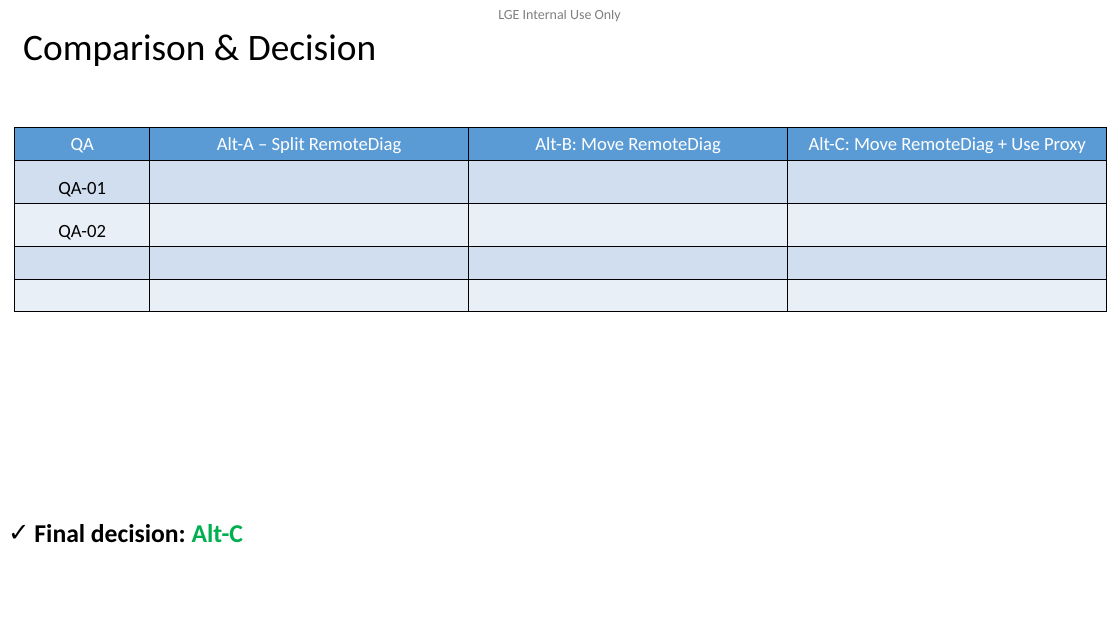
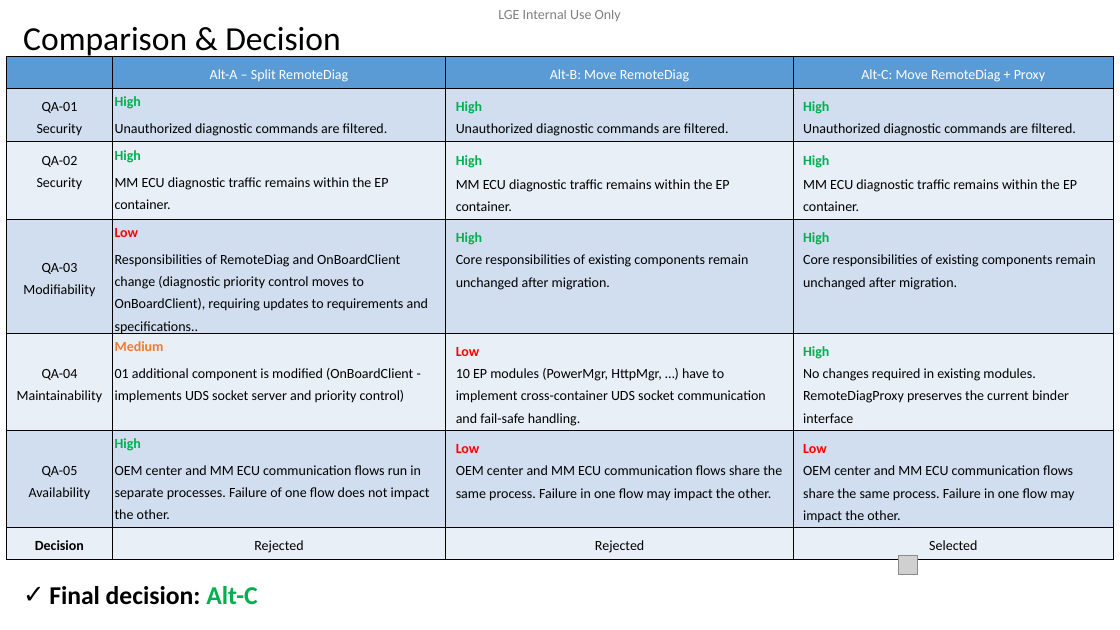
Before and after one commit to btqt/fe, a slide deck: slide 11 of design/FE_phi.vu_Design of Secure Remote Diag on Container Separation Architecture_3rd.pptx. Drawn at 1120x630 pixels with LibreOffice and Linux fonts; fonts in the diff are those of the drawing; grey boxes stand for pictures; background and template pictures are left out. Boxes give left, top, right and bottom in pixels: in the first picture for what was removed or moved away, otherwise in the second. Text is boxed around its words. In the diff, an @@ line names an element or a change of style, - is before the commit and + after.

```diff
--- a/design/FE_phi.vu_Design of Secure Remote Diag on Container Separation Architecture_3rd.pptx
+++ b/design/FE_phi.vu_Design of Secure Remote Diag on Container Separation Architecture_3rd.pptx
@@ title "Comparison & Decision" at (23, 27, 340, 59): size 32 to 28.8 pt @@
@@ table at (7, 56, 1114, 559) @@
-row 1: QA | Alt-A – Split RemoteDiag | Alt-B: Move RemoteDiag | Alt-C: Move RemoteDiag + Use Proxy
-row 2: QA-01 |  |  | 
-row 3: QA-02 |  |  | 
-row 4:  |  |  | 
-row 5:  |  |  | 
+row 1:  | Alt-A – Split RemoteDiag | Alt-B: Move RemoteDiag | Alt-C: Move RemoteDiag + Proxy
+row 2: QA-01 / Security | High / Unauthorized diagnostic commands are filtered. | High / Unauthorized diagnostic commands are filtered. | High / Unauthorized diagnostic commands are filtered.
+row 3: QA-02 / Security | High / MM ECU diagnostic traffic remains within the EP container. | High / MM ECU diagnostic traffic remains within the EP container. | High / MM ECU diagnostic traffic remains within the EP container.
+row 4: QA-03 / Modifiability | Low / Responsibilities of RemoteDiag and OnBoardClient change (diagnostic priority control moves to OnBoardClient), requiring updates to requirements and specifications.. | High / Core responsibilities of existing components remain unchanged after migration. | High / Core responsibilities of existing components remain unchanged after migration.
+row 5: QA-04 / Maintainability | Medium / 01 additional component is modified (OnBoardClient - implements UDS socket server and priority control) | Low / 10 EP modules (PowerMgr, HttpMgr, …) have to implement cross-container UDS socket communication and fail-safe handling. | High / No changes required in existing modules. RemoteDiagProxy preserves the current binder interface
+row 6: QA-05 / Availability | High / OEM center and MM ECU communication flows run in separate processes. Failure of one flow does not impact the other. | Low / OEM center and MM ECU communication flows share the same process. Failure in one flow may impact the other. | Low / OEM center and MM ECU communication flows share the same process. Failure in one flow may impact the other.
+row 7: Decision | Rejected | Rejected | Selected
@@ table: place and size @@
-table at (15, 128, 1108, 327)
+table at (7, 56, 1114, 559)
@@ picture added at (898, 555, 918, 576) @@
@@ text "Final decision: Alt-C": place and size @@
-text "Final decision: Alt-C" at (34, 524, 243, 543)
+text "Final decision: Alt-C" at (49, 586, 257, 605)
```
Also in this commit, not shown: 6 other slides changed, 2 slides added, 1 slide removed, 1 other file.
